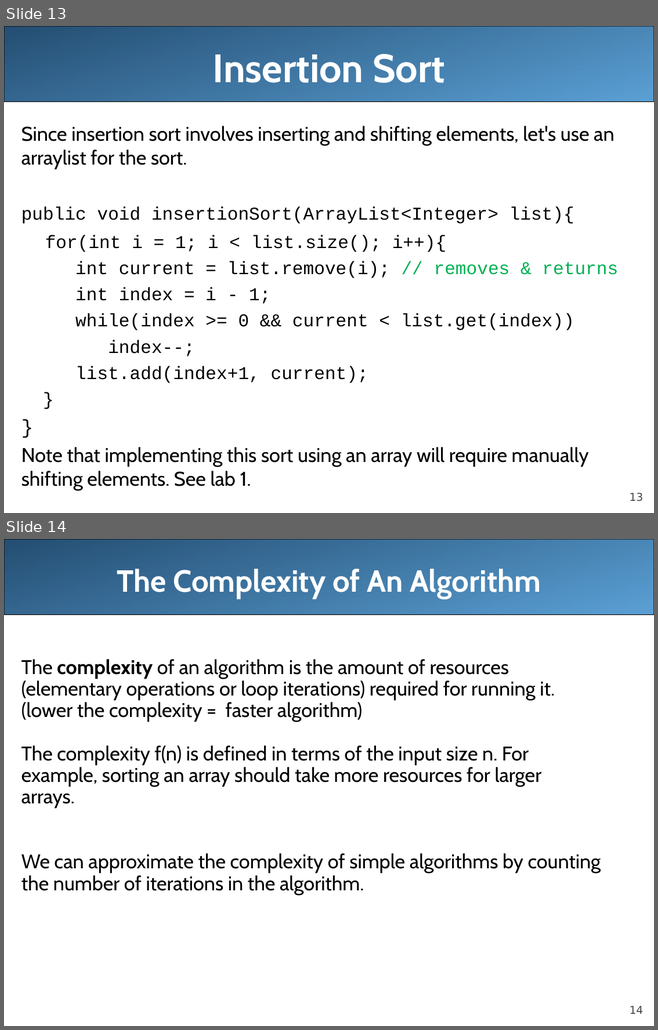
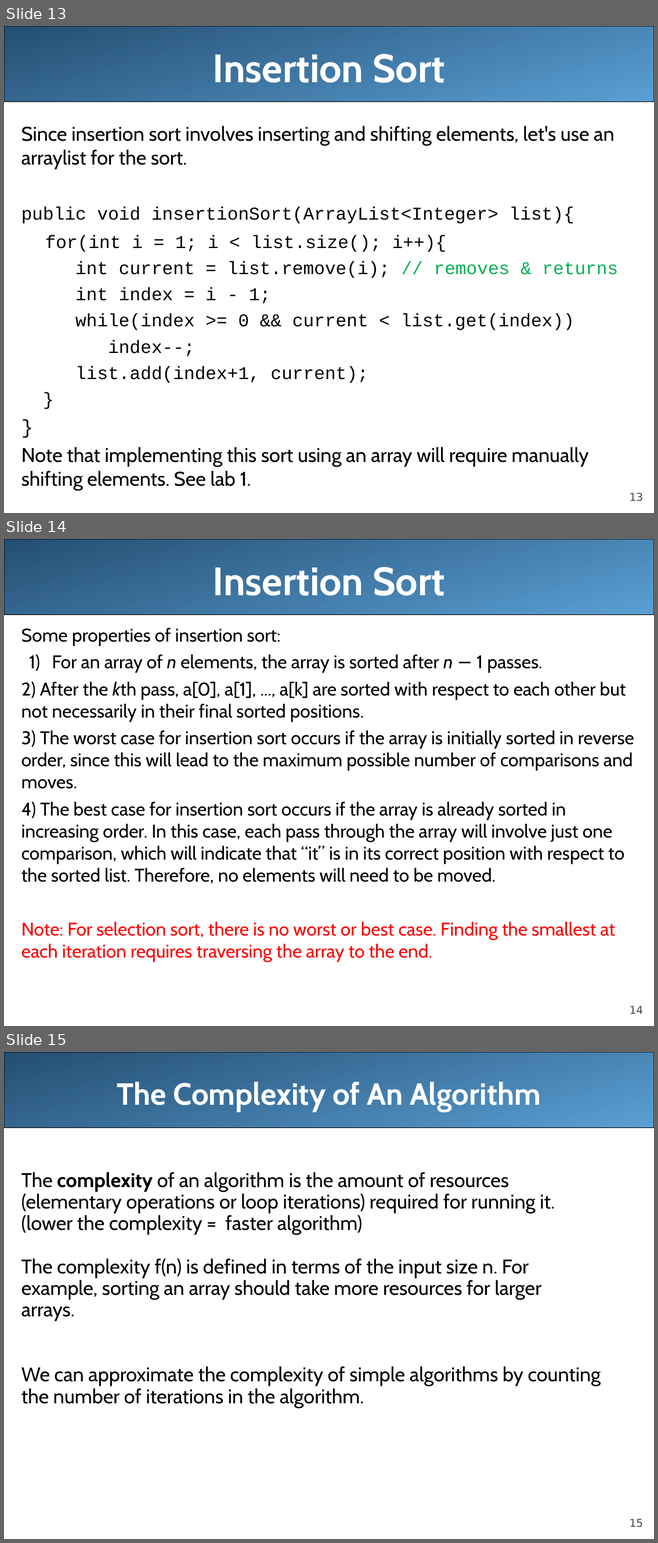
Before and after one commit to LongBaoNguyen/longbaonguyen.github.io, a slide deck: courses/apcsa/lecture19.ppt. Shown one above the other, each under a label of ours: slides 13 and 14 before the commit, slides 13, 14 and 15 after it. The pictures are 658x1030 and 658x1543 pixels, drawn with LibreOffice and Linux fonts; fonts in the diff are those of the drawing. Boxes give left, top, right and bottom in pixels: in the first picture for what was removed or moved away, otherwise in the second. Text is boxed around its words. In the diff, an @@ line names an element or a change of style, - is before the commit and + after.

```diff
--- a/courses/apcsa/lecture19.ppt
+++ b/courses/apcsa/lecture19.ppt
@@ slide 14 added at (4, 539, 654, 1026), background #FFFFFF; not listed: 2 template elements that a slide beside it also shows @@
@@ title added at (212, 567, 445, 596), 44 pt, text #FFFFFF, bold @@
+Insertion Sort
@@ text added at (21, 628, 634, 962), 20.4 pt, text #000000 @@
+Some properties of insertion sort:
+1) For an array of n elements, the array is sorted after n − 1 passes.
+2) After the kth pass, a[0], a[1], ..., a[k] are sorted with respect to each other but not necessarily in their final sorted positions.
+3) The worst case for insertion sort occurs if the array is initially sorted in reverse order, since this will lead to the maximum possible number of comparisons and moves.
+4) The best case for insertion sort occurs if the array is already sorted in increasing order. In this case, each pass through the array will involve just one comparison, which will indicate that “it” is in its correct position with respect to the sorted list. Therefore, no elements will need to be moved.
+Note: For selection sort, there is no worst or best case. Finding the smallest at each iteration requires traversing the array to the end.
@@ what was slide 14 is now slide 15 @@
@@ page number at (629, 1519, 643, 1528): text changed @@
-14
+15
```
Also in this commit, not shown: 2 slides changed, 1 slide removed, 4 other files.
